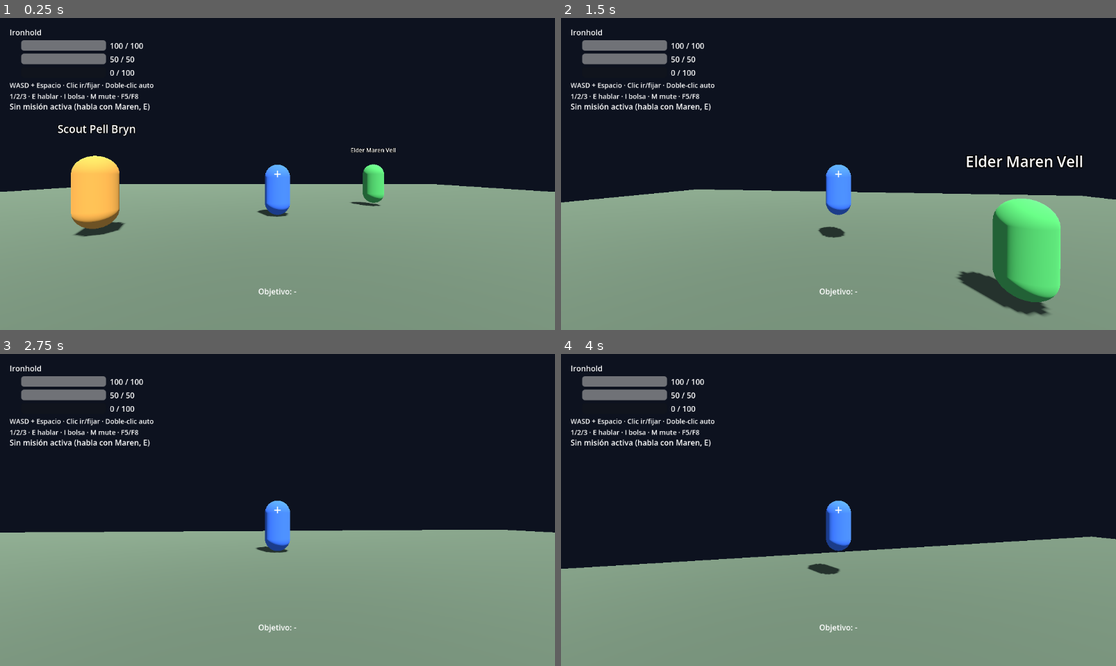
Above: before the commit, frames 1-4 (two rows, left to right).
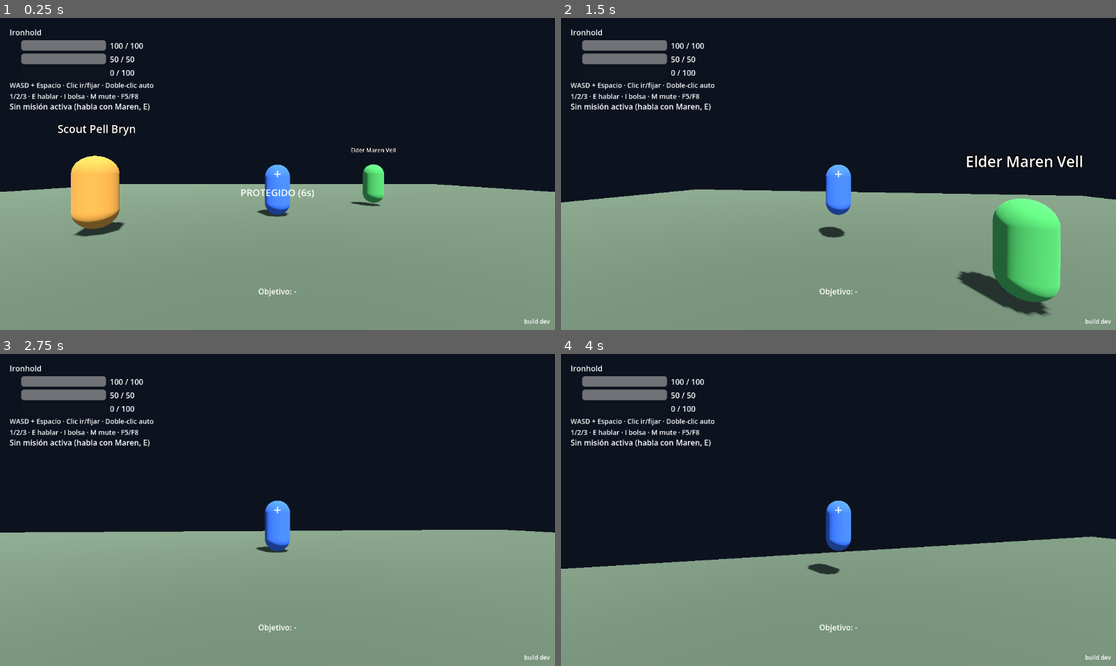
Above: after the commit, the same moments.

Repository: yojananyosef/flyff-reforged
Game: Godot game, scene res://scenes/main.tscn
Two runs of this game, one before a commit and one after it. Both use one fixed random seed, a clock stepped at 60 frames per second and the inputs below.
Inputs (mouse positions are in pixels of both pictures, inside the frame that each line leads up to):
- Up to frame 1 (0.25 s): no input
- Up to frame 2 (1.5 s): tap Enter at 0.5 s; move the mouse to (866, 174) at 0.52 s; hold W (move_forward) from 0.53 s (still down); tap 1 at 0.6 s; click (866, 174) at 0.67 s; tap Space (jump) at 0.77 s; tap 2 at 0.8, 1.35 s; move the mouse to (810, 174) at 1.27 s; click (810, 174) at 1.42 s
- Up to frame 3 (2.75 s): keep holding W (move_forward); tap Space (jump) at 1.52 s; tap 3 at 1.55, 2.1 s; move the mouse to (288, 503) at 2.02 s; click (288, 503) at 2.17 s; tap 1 at 2.3 s
- Up to frame 4 (4 s): keep holding W (move_forward); tap Space (jump) at 2.75, 3.02, 3.77 s; move the mouse to (832, 516) at 2.77 s; tap 1 at 2.85 s; click (832, 516) at 2.92 s; tap 2 at 3.05, 3.6 s; move the mouse to (877, 513) at 3.52 s; click (877, 513) at 3.67 s; tap 3 at 3.8 s

The runs differ from the first frame. In frame 1, 0.2% of the frame differs, in the area x 43-100%, y 54-98%; in frame 2, less than 0.1%; in frame 3, less than 0.1%; in frame 4, less than 0.1%.

Commit message:
feat: spawn seguro aethermere-spawn-safe (gracia 6s, agro la ignora, tag de build en HUD, clics sin pointer-lock)

Diff:
--- a/godot_project/scripts/game_data.gd
+++ b/godot_project/scripts/game_data.gd
@@ -27,6 +27,12 @@
 var quests: Dictionary = {}
 var skills: Dictionary = {}
 var current_zone_id: String = "ironhold"
+var _build: Dictionary = {}
+
+
+func build_tag() -> String:
+	## Sello del export web (`data/build.json`, solo staging) o "dev".
+	return str(_build.get("tag", "dev"))
 
 
 func _ready() -> void:
@@ -37,6 +43,7 @@
 	npcs = _load_dict("npcs.json")
 	quests = _load_dict("quests.json")
 	skills = _load_dict("skills.json")
+	_build = _load_build()
 	if not zones.has(current_zone_id):
 		if zones.is_empty():
 			zones[current_zone_id] = FALLBACK_ZONE
@@ -84,6 +91,16 @@
 	return ["res://../data/" + filename, "res://data/" + filename]
 
 
+func _load_build() -> Dictionary:
+	for path in _candidate_paths("build.json"):
+		if not FileAccess.file_exists(path):
+			continue
+		var parsed = JSON.parse_string(FileAccess.get_file_as_string(path))
+		if parsed is Dictionary:
+			return parsed
+	return {}
+
+
 func _load_dict(filename: String) -> Dictionary:
 	for path in _candidate_paths(filename):
 		if not FileAccess.file_exists(path):
--- a/godot_project/scripts/hud.gd
+++ b/godot_project/scripts/hud.gd
@@ -11,6 +11,8 @@
 var _debug_label: Label
 var _crosshair: Label
 var _target_label: Label
+var _protect_label: Label
+var _build_label: Label
 
 const SHOP_STOCK := ["item_003", "item_004", "item_001", "item_002"]
 var shop_open := false
@@ -93,6 +95,37 @@
 	_target_label.offset_bottom = -68.0
 	_target_label.horizontal_alignment = HORIZONTAL_ALIGNMENT_CENTER
 	add_child(_target_label)
+	_protect_label = Label.new()
+	_protect_label.name = "ProtectLabel"
+	_protect_label.text = ""
+	_protect_label.add_theme_font_size_override("font_size", 20)
+	_protect_label.anchor_left = 0.5
+	_protect_label.anchor_right = 0.5
+	_protect_label.anchor_top = 0.5
+	_protect_label.anchor_bottom = 0.5
+	_protect_label.offset_left = -100.0
+	_protect_label.offset_right = 100.0
+	_protect_label.offset_top = 24.0
+	_protect_label.offset_bottom = 52.0
+	_protect_label.horizontal_alignment = HORIZONTAL_ALIGNMENT_CENTER
+	add_child(_protect_label)
+	_build_label = Label.new()
+	_build_label.name = "BuildLabel"
+	_build_label.text = "build dev"
+	_build_label.add_theme_font_size_override("font_size", 12)
+	_build_label.anchor_left = 1.0
+	_build_label.anchor_right = 1.0
+	_build_label.anchor_top = 1.0
+	_build_label.anchor_bottom = 1.0
+	_build_label.offset_left = -160.0
+	_build_label.offset_right = -10.0
+	_build_label.offset_top = -26.0
+	_build_label.offset_bottom = -8.0
+	_build_label.horizontal_alignment = HORIZONTAL_ALIGNMENT_RIGHT
+	add_child(_build_label)
+	var game_data_build := get_node_or_null("/root/GameData")
+	if game_data_build != null:
+		_build_label.text = "build " + str(game_data_build.build_tag())
 	equip_button.pressed.connect(_on_equip_pressed)
 	unequip_button.pressed.connect(_on_unequip_pressed)
 	use_button.pressed.connect(_on_use_pressed)
@@ -125,6 +158,7 @@
 	_sync_quest()
 	_sync_skills(p)
 	_sync_target(p)
+	_sync_protect(p)
 	_sync_debug(p)
 	if p.use_cooldown > 0.0:
 		use_button.disabled = true
@@ -450,6 +484,14 @@
 		_target_label.text = "Objetivo: -"
 
 
+func _sync_protect(p) -> void:
+	var t: float = float(p.protect_t)
+	if t > 0.0:
+		_protect_label.text = "PROTEGIDO (%.0fs)" % t
+	else:
+		_protect_label.text = ""
+
+
 func _sync_debug(p) -> void:
 	if not _debug_on:
 		return
--- a/godot_project/scripts/main.gd
+++ b/godot_project/scripts/main.gd
@@ -171,6 +171,28 @@
 	_check(get_tree().get_nodes_in_group("monsters").size() == expected,
 		"monstruos generados = %d" % expected)
 
+	# --- proteccion (aethermere-spawn-safe; gracia fresca de _ready) ---
+	player.hp = player.max_hp
+	_check(player.protect_t > 0.0, "gracia activa al aparecer (%.1f s)" % player.protect_t)
+	var php: float = player.hp
+	player.take_mob_damage(50.0)
+	_check(is_equal_approx(player.hp, php), "inmune protegido (%.0f HP)" % player.hp)
+	var guard: Node3D = null
+	for m in get_tree().get_nodes_in_group("monsters"):
+		if not m.get("_dead"):
+			guard = m
+			break
+	if guard != null:
+		guard.set("aggro_target", null)
+		player.global_position = guard.global_position + Vector3(3.0, 0.0, 0.0)
+		for i in 60:
+			await get_tree().physics_frame
+		_check(guard.get("aggro_target") == null, "sin agro a protegido")
+		_check(is_equal_approx(player.hp, php), "sin dano por contacto protegido")
+		player.attack()
+		_check(player.protect_t <= 0.0, "atacar rompe la gracia")
+	player.protect_t = 0.0
+
 	dialogue.open("npc_001")
 	_check(dialogue.is_open(), "dialogo se abre con E")
 	_check(dialogue.current_node == "start", "dialogo inicia en nodo start")
@@ -202,6 +224,7 @@
 	_check(crow != null, "existe mon_004 en escena")
 	if crow != null:
 		player.global_position = crow.global_position + Vector3(1.0, 0.0, 0.0)
+		player.basic_cd = 0.0
 		player.attack()
 		_check(is_equal_approx(crow.hp, 20.0),
 			"basico con formula: 25 - max(1,5-0) = 20 (%.0f)" % crow.hp)
@@ -423,6 +446,8 @@
 		_check(calm.get("aggro_target") == null, "liebre mansa no agro a 4 m")
 	if brute != null:
 		brute.set("aggro_target", null)
+		player.hp = player.max_hp
+		player.protect_t = 0.0
 		player.global_position = brute.global_position + Vector3(5.0, 0.0, 0.0)
 		for i in 60:
 			await get_tree().physics_frame
@@ -454,6 +479,7 @@
 		tgt1.global_position = player.global_position + Vector3(2.0, 0.0, 0.0)
 		tgt2.global_position = player.global_position + Vector3(1.0, 0.0, 0.0)
 		player.target = tgt1
+		player.basic_cd = 0.0
 		player.attack()
 		_check(is_equal_approx(tgt1.hp, 22.0) and is_equal_approx(tgt2.hp, 30.0),
 			"basico pega al objetivo a 2m, no al cercano (%.0f/%.0f)" % [tgt1.hp, tgt2.hp])
@@ -474,6 +500,7 @@
 	# --- melee (aethermere-melee) ---
 	player.global_position = Vector3(0, 0.5, 0)
 	player.hp = player.max_hp
+	player.protect_t = 0.0
 	if brute != null and is_instance_valid(brute) and not brute.get("_dead"):
 		brute.set("aggro_target", null)
 		brute.global_position = player.global_position + Vector3(4.0, 0.0, 0.0)
@@ -504,6 +531,7 @@
 	if brute != null and is_instance_valid(brute) and not brute.get("_dead"):
 		brute.set("hp", 80.0)
 		player.hp = player.max_hp
+		player.protect_t = 0.0
 		player.global_position = Vector3(0, 0.5, 0)
 		brute.global_position = player.global_position + Vector3(6.0, 0.0, 0.0)
 		brute.set("aggro_target", null)
@@ -511,6 +539,8 @@
 		player.auto_attack = true
 		var whp0: float = brute.hp
 		for i in 240:
+			if i == 120:
+				player.hp = player.max_hp
 			await get_tree().physics_frame
 		_check(brute.hp < whp0, "auto-basicos bajan HP (%.0f -> %.0f)" % [whp0, brute.hp])
 		player.auto_attack = false
--- a/godot_project/scripts/monster.gd
+++ b/godot_project/scripts/monster.gd
@@ -153,7 +153,9 @@
 	move_and_slide()
 
 	_touch_cooldown -= delta
-	if player != null and _touch_cooldown <= 0.0:
+	var guarded := player != null and player.is_in_group("player") \
+		and float(player.get("protect_t")) > 0.0
+	if player != null and not guarded and _touch_cooldown <= 0.0:
 		if global_position.distance_to(player.global_position) < 1.4:
 			_touch_cooldown = 1.0
 			aggro_target = player
@@ -170,6 +172,12 @@
 func _update_aggro(player: Node3D) -> void:
 	if _dead:
 		aggro_target = null
+		return
+	if player != null and player.is_in_group("player") \
+			and float(player.get("protect_t")) > 0.0:
+		if aggro_target != null:
+			aggro_target = null
+			_pick_direction()
 		return
 	if aggro_target != null:
 		if not is_instance_valid(aggro_target) \
--- a/godot_project/scripts/player.gd
+++ b/godot_project/scripts/player.gd
@@ -48,6 +48,10 @@
 var _move_marker: MeshInstance3D = null
 var _swing_tween: Tween = null
 
+## Gracia al aparecer: 6 s sin agro ni daño; atacar la rompe (huir no).
+const PROTECT_MAX := 6.0
+var protect_t := 0.0
+
 @onready var cam_pivot: Node3D = $CamPivot
 @onready var spring: SpringArm3D = $CamPivot/SpringArm3D
 @onready var body_mesh: MeshInstance3D = $MeshInstance3D
@@ -61,6 +65,7 @@
 func _ready() -> void:
 	add_to_group("player")
 	Input.mouse_mode = Input.MOUSE_MODE_CAPTURED
+	protect_t = PROTECT_MAX
 	var ring := MeshInstance3D.new()
 	ring.name = "MoveMarker"
 	var torus := TorusMesh.new()
@@ -84,8 +89,8 @@
 	elif event is InputEventMouseButton:
 		var mb := event as InputEventMouseButton
 		if mb.pressed and mb.button_index == MOUSE_BUTTON_LEFT:
-			if Input.mouse_mode == Input.MOUSE_MODE_CAPTURED:
-				var hit := _click_hit()
+			if _can_world_click():
+				var hit := _click_hit(Input.mouse_mode == Input.MOUSE_MODE_CAPTURED)
 				var picked: Node3D = hit.get("monster")
 				if mb.double_click and picked != null:
 					target = picked
@@ -122,6 +127,7 @@
 		cooldown_left[sid] = maxf(0.0, float(cooldown_left[sid]) - delta)
 	use_cooldown = maxf(0.0, use_cooldown - delta)
 	basic_cd = maxf(0.0, basic_cd - delta)
+	protect_t = maxf(0.0, protect_t - delta)
 	if bulwark_time > 0.0:
 		bulwark_time -= delta
 		if bulwark_time <= 0.0:
@@ -181,6 +187,7 @@
 	## Propaga atacante para el agro.
 	if basic_cd > 0.0:
 		return false
+	protect_t = 0.0
 	_audio().play_sfx("swing")
 	var victim: Node3D = null
 	if only != null:
@@ -230,16 +237,37 @@
 	return target
 
 
-func _click_hit() -> Dictionary:
-	## Un solo rayo central por clic: devuelve `monster` (grupo monsters,
-	## con tolerancia de 140 px) y/o `ground` (punto de suelo válido).
+func _can_world_click() -> bool:
+	## Con pointer-lock siempre. Sin él (petición denegada), también vale si
+	## no hay UI abierta (los Controles consumen sus clics antes de llegar
+	## aquí, así que un clic huérfano es del mundo).
+	if Input.mouse_mode == Input.MOUSE_MODE_CAPTURED:
+		return true
+	var hud = get_tree().get_first_node_in_group("hud")
+	if hud != null:
+		if bool(hud.get("_inventory_open")):
+			return false
+		if hud.is_shop_open():
+			return false
+	var dlg = get_parent().get_node_or_null("DialogueLayer")
+	if dlg != null and dlg.is_open():
+		return false
+	return true
+
+
+func _click_hit(use_center: bool) -> Dictionary:
+	## Rayo de selección: centro con pointer-lock (la posición del evento no
+	## es fiable), posición del clic con ratón libre.
 	var out := {"monster": null, "ground": null}
 	var cam := get_viewport().get_camera_3d()
 	if cam == null:
 		return out
 	var center := get_viewport().get_visible_rect().size / 2.0
-	var origin := cam.project_ray_origin(center)
-	var end := origin + cam.project_ray_normal(center) * 100.0
+	var point: Vector2 = center
+	if not use_center:
+		point = get_viewport().get_mouse_position()
+	var origin := cam.project_ray_origin(point)
+	var end := origin + cam.project_ray_normal(point) * 100.0
 	var query := PhysicsRayQueryParameters3D.create(origin, end)
 	query.exclude = [get_rid()]
 	var hit := get_world_3d().direct_space_state.intersect_ray(query)
@@ -253,7 +281,7 @@
 		if n.y > 0.5 and absf(p.x) < 19.0 and absf(p.z) < 19.0:
 			out["ground"] = p
 	if out["monster"] == null:
-		out["monster"] = _near_crosshair(cam, center)
+		out["monster"] = _near_crosshair(cam, point)
 	return out
 
 
@@ -300,7 +328,9 @@
 
 
 func take_mob_damage(mob_attack: float) -> void:
-	## Dano de monstruo con formula + Bulwark.
+	## Dano de monstruo con formula + Bulwark. La gracia lo ignora.
+	if protect_t > 0.0:
+		return
 	var dmg := phys_damage(mob_attack, 0.0, defense_stat())
 	if bulwark_time > 0.0:
 		dmg *= 0.5
@@ -466,6 +496,7 @@
 	auto_attack = false
 	has_dest = false
 	basic_cd = 0.0
+	protect_t = PROTECT_MAX
 	_hide_marker()
 	if body_mesh != null:
 		body_mesh.scale = Vector3.ONE
@@ -519,6 +550,7 @@
 		return false
 	if skill_state(skill_id)[0] != "ready":
 		return false
+	protect_t = 0.0
 	var cost := float(def.get("mp_cost", 0))
 	if skill_id == "skill_001":
 		var foe: Node3D = _target_in_range(float(SKILL_TIMES["skill_001"]["range"]))
Not shown, changed: openspec/changes/aethermere-aggro-target/specs/target/spec.md
Not shown, added: openspec/changes/aethermere-spawn-safe/.openspec.yaml
Not shown, added: openspec/changes/aethermere-spawn-safe/design.md
Not shown, added: openspec/changes/aethermere-spawn-safe/proposal.md
Not shown, added: openspec/changes/aethermere-spawn-safe/specs/spawnsafe/spec.md
Not shown, added: openspec/changes/aethermere-spawn-safe/tasks.md
Not shown, changed: scripts/build_web.py
